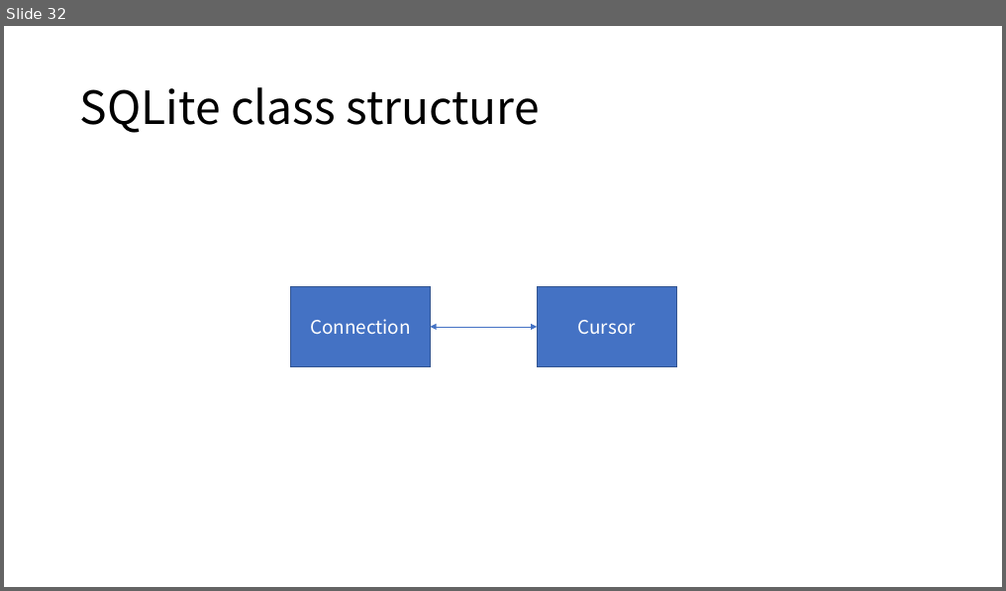
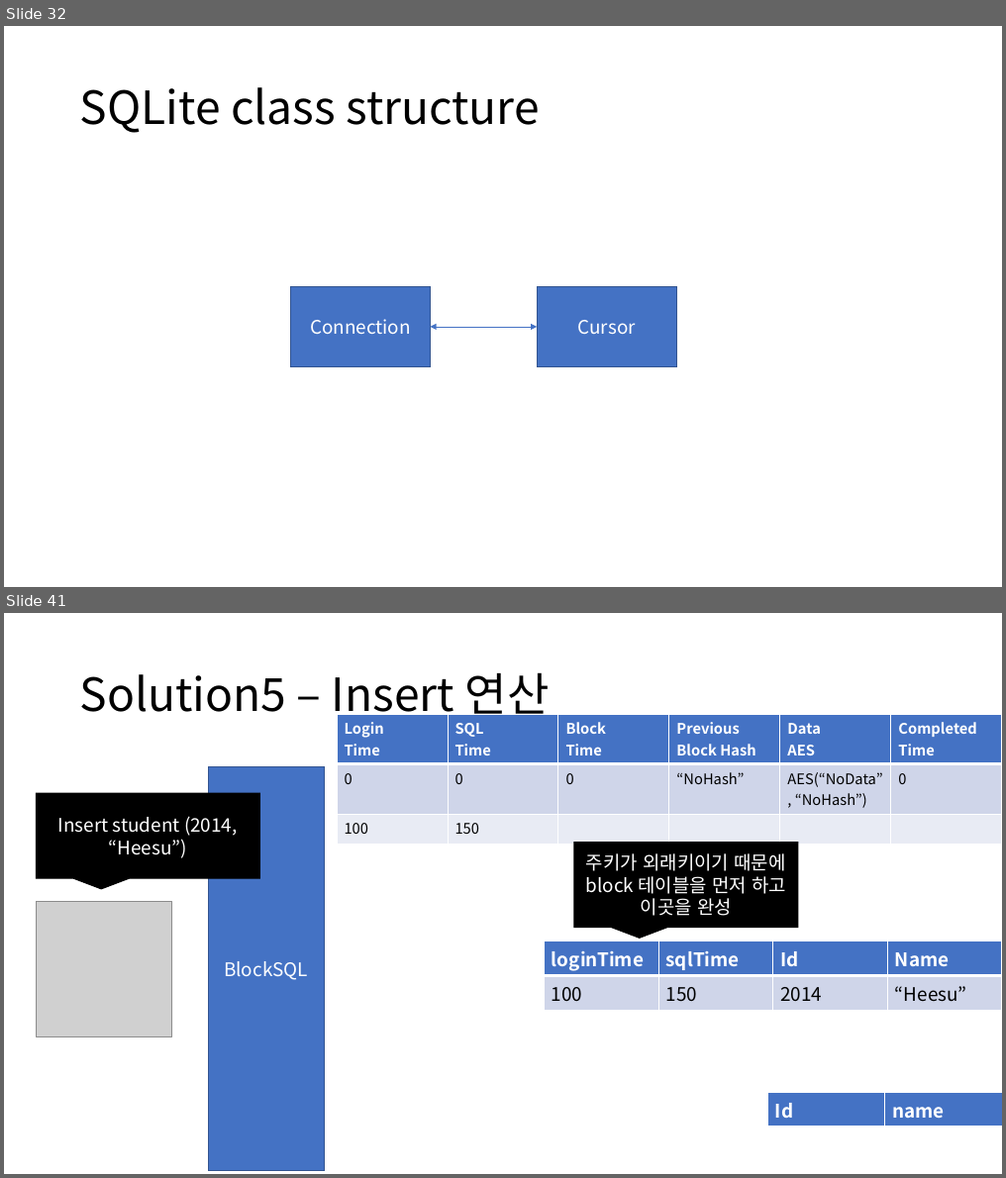
Before and after one commit to hslee1539/blockSQL, a slide deck: 컨셉.pptx. Shown one above the other, each under a label of ours: slide 32 before the commit, slides 32 and 41 after it; the slides between them are not shown. The pictures are 1006x591 and 1006x1178 pixels, drawn with LibreOffice and Linux fonts; fonts in the diff are those of the drawing; grey boxes stand for pictures. Boxes give left, top, right and bottom in pixels: in the first picture for what was removed or moved away, otherwise in the second. Text is boxed around its words. In the diff, an @@ line names an element or a change of style, - is before the commit and + after.

```diff
--- a/컨셉.pptx
+++ b/컨셉.pptx
@@ slide 41 added at box(4, 613, 1002, 1174), background #FFFFFF @@
@@ title added at box(80, 672, 549, 723), 44 pt, text #000000 @@
+Solution5 – Insert 연산
@@ table added at box(337, 714, 1001, 838), 3 rows, 6 columns @@
+Login / Time | SQL / Time | Block / Time | Previous Block Hash | Data / AES | Completed Time
+0 | 0 | 0 | “NoHash” | AES(“NoData”, “NoHash”) | 0
+100 | 150 |  |  |  | 
@@ rectangle added at box(208, 767, 325, 1170), fill #4472C4, outline #325491 1 pt, 18 pt, text #FFFFFF @@
+BlockSQL
@@ speech box added at box(37, 793, 260, 878), fill #000000, outline #000000 1 pt, 18 pt, text #FFFFFF @@
+Insert student (2014, “Heesu”)
@@ speech box added at box(574, 843, 798, 928), fill #000000, outline #000000 1 pt, 18 pt, text #FFFFFF @@
+주키가 외래키이기 때문에 block 테이블을 먼저 하고 이곳을 완성
@@ picture added at box(37, 901, 171, 1037) @@
@@ table added at box(544, 941, 1002, 1006), 2 rows, 4 columns @@
+loginTime | sqlTime | Id | Name
+100 | 150 | 2014 | “Heesu”
@@ table added at box(767, 1093, 1002, 1123), 1 rows, 2 columns @@
+Id | name
```
Also in this commit, not shown: 1 slide changed, 30 other slides added, 21 other files.
